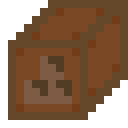
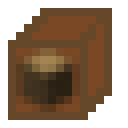
Before/after of a 128 × 128 layered artwork. What changed in the layer stack:
added layer "log" above "block_cool.png" over [16, 48, 80, 112]
painted on "block_cool.png" over [16, 0, 128, 112]
